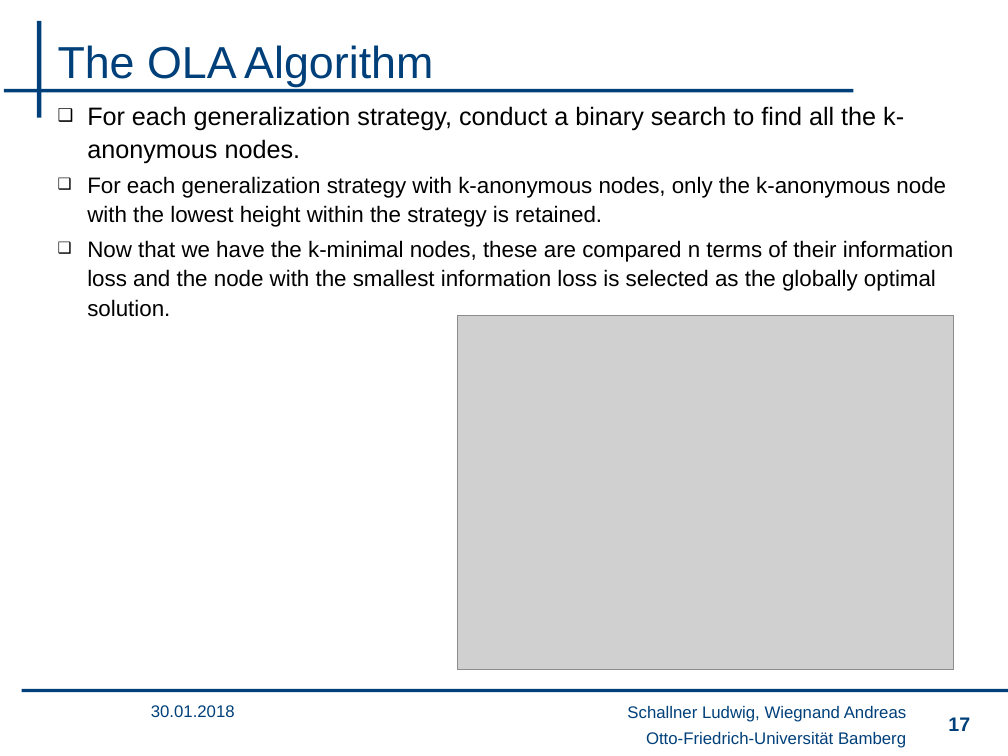
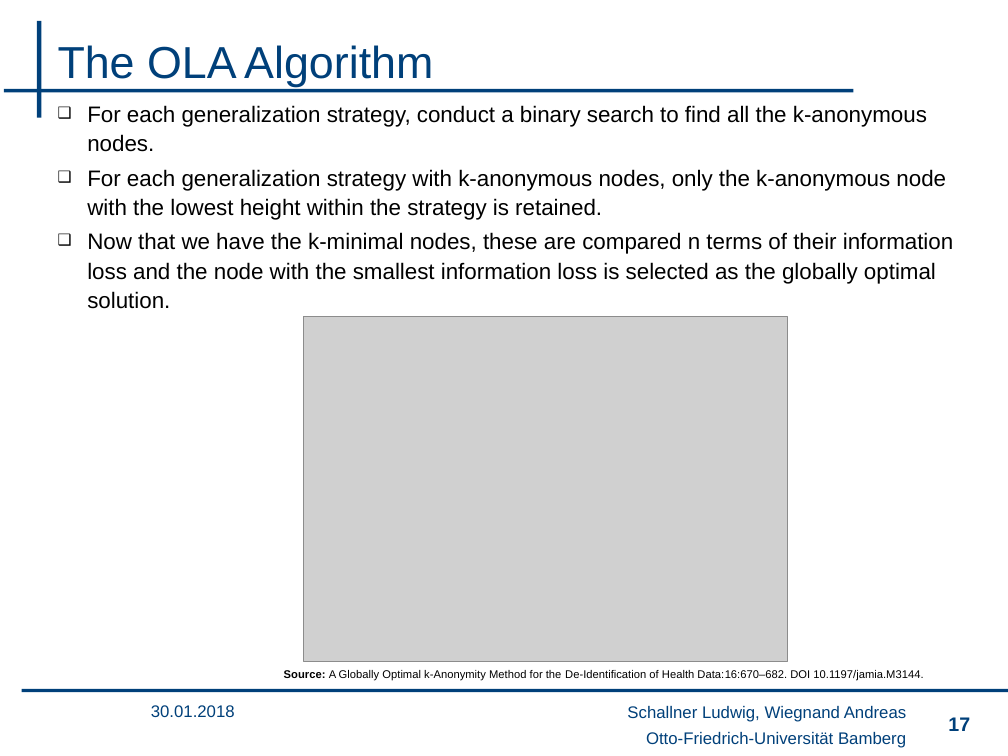
Before and after one commit to wsgan001/PSI-MSem, a slide deck: slide 17 of presentation/sicherheits_final_anV3.pptx. Drawn at 1008x756 pixels with LibreOffice and Linux fonts; fonts in the diff are those of the drawing; grey boxes stand for pictures; background and template pictures are left out. Boxes give left, top, right and bottom in pixels: in the first picture for what was removed or moved away, otherwise in the second. Text is boxed around its words. In the diff, an @@ line names an element or a change of style, - is before the commit and + after.

```diff
--- a/presentation/sicherheits_final_anV3.pptx
+++ b/presentation/sicherheits_final_anV3.pptx
@@ text at [87, 105, 927, 152]: size 18 to 16 pt in "For each generalization strategy, conduct a binary ..." @@
@@ picture added at [303, 317, 787, 661] @@
@@ picture removed at [458, 316, 955, 670] @@
@@ text added at [284, 670, 923, 680], 8 pt, text #000000 @@
+Source: A Globally Optimal k-Anonymity Method for the De-Identification of Health Data:16:670–682. DOI 10.1197/jamia.M3144.
```
Also in this commit, not shown: 8 other slides changed.
